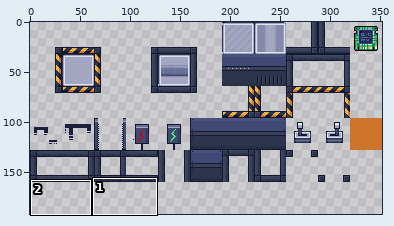
File history of a sprite sheet, zylinth/assets/custom.png. The picture above shows the old version from afar; the outline marks the close-up.
Close-up. Before the edit:
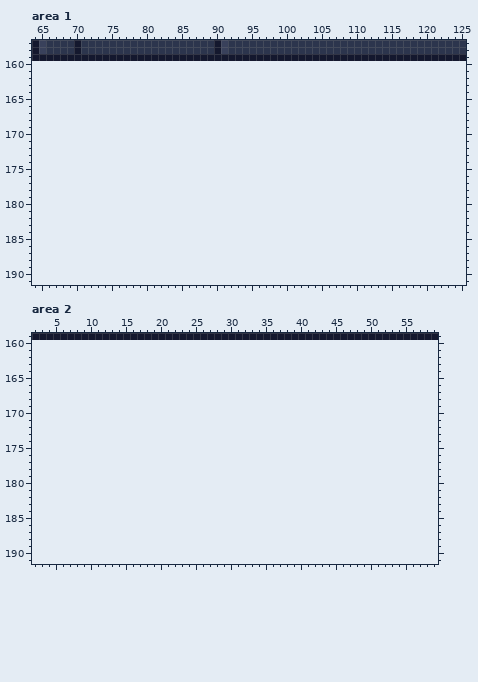
The file is 352x160 pixels. Colours within 5 levels of each other are drawn and written as one. Shown: area 1: x 64..125, y 157..191; area 2: x 2..59, y 159..191. The old version is drawn lined up with the new one, on the new canvas. The commit also changed other parts of the picture, which this record leaves out.
After the commit:
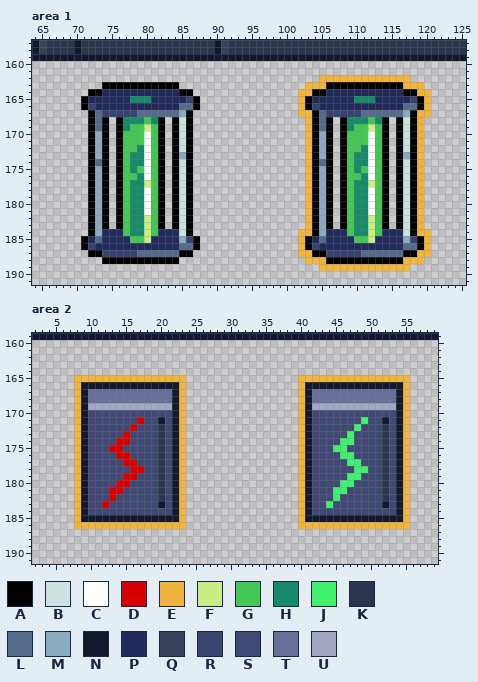
Palette (. is transparent): A #000000  B #cce2e1  C #ffffff  D #d70000  E #f0b541  F #c9ec85  G #46c657  H #158968  J #41f06f  K #2c354d  L #566a89  M #8babbf  N #14182e  P #222a5c  Q #39415b  R #37446e  S #404973  T #686f99  U #a3a7c2
Diff:
canvas 352x160 -> 352x192
Area 1:
y 162: x 105..117 ............. -> EEEEEEEEEEEEE
y 163: x 74..84 ........... -> AAAAAAAAAAA; x 103..119 ................. -> EEEAAAAAAAAAAAEEE
y 164: x 72..86 ............... -> AAPPPPPPPPPPPAA; x 102..120 ................... -> EEAAPPPPPPPPPPPAAEE
y 165: x 71..87 ................. -> APPPPPPHHHPPPPPRA; x 102..120 ................... -> EAPPPPPPHHHPPPPPRAE
y 166: x 71..87 ................. -> ARPPPPPPPPPPPPLLA; x 102..120 ................... -> EARPPPPPPPPPPPPLLAE
y 167: x 72..86 ............... -> ALRRRRRLLLLLLMA; x 102..120 ................... -> EEALRRRRRLLLLLLMAEE
y 168: x 72..74 ... -> ALA; x 76..82 ....... -> AHHHGHA; x 84..86 ... -> ABA; x 103..106 .... -> EALA; x 108..114 ....... -> AHHHGHA; x 116..119 .... -> ABAE
y 169: x 72..74 ... -> ALA; x 76..82 ....... -> AHGGFGA; x 84..86 ... -> ABA; x 103..106 .... -> EALA; x 108..114 ....... -> AHGGFGA; x 116..119 .... -> ABAE
y 170..171: x 72..74 ... -> AMA; x 76..82 ....... -> AGGGCGA; x 84..86 ... -> ABA; x 103..106 .... -> EAMA; x 108..114 ....... -> AGGGCGA; x 116..119 .... -> ABAE
y 172: x 72..74 ... -> AMA; x 76..82 ....... -> AGGHCGA; x 84..86 ... -> ABA; x 103..106 .... -> EAMA; x 108..114 ....... -> AGGHCGA; x 116..119 .... -> ABAE
y 173: x 72..74 ... -> AMA; x 76..82 ....... -> AGHHCGA; x 84..86 ... -> AMA; x 103..106 .... -> EAMA; x 108..114 ....... -> AGHHCGA; x 116..119 .... -> AMAE
y 174: x 72..74 ... -> ALA; x 76..82 ....... -> AGHHCGA; x 84..86 ... -> ABA; x 103..106 .... -> EALA; x 108..114 ....... -> AGHHCGA; x 116..119 .... -> ABAE
y 175: x 72..74 ... -> AMA; x 76..82 ....... -> AGHGCGA; x 84..86 ... -> ABA; x 103..106 .... -> EAMA; x 108..114 ....... -> AGHGCGA; x 116..119 .... -> ABAE
y 176: x 72..74 ... -> AMA; x 76..82 ....... -> AGGHCGA; x 84..86 ... -> ABA; x 103..106 .... -> EAMA; x 108..114 ....... -> AGGHCGA; x 116..119 .... -> ABAE
y 177: x 72..74 ... -> AMA; x 76..82 ....... -> AGHHFGA; x 84..86 ... -> ABA; x 103..106 .... -> EAMA; x 108..114 ....... -> AGHHFGA; x 116..119 .... -> ABAE
y 178..181: x 72..74 ... -> AMA; x 76..82 ....... -> AGHHCGA; x 84..86 ... -> ABA; x 103..106 .... -> EAMA; x 108..114 ....... -> AGHHCGA; x 116..119 .... -> ABAE
y 182..183: x 72..74 ... -> AMA; x 76..82 ....... -> AGHHFGA; x 84..86 ... -> ABA; x 103..106 .... -> EAMA; x 108..114 ....... -> AGHHFGA; x 116..119 .... -> ABAE
y 184: x 72..86 ............... -> AMPPPGHHFGPPPBA; x 102..120 ................... -> EEAMPPPGHHFGPPPBAEE
y 185: x 71..87 ................. -> APLPPPPGGFPPPPMRA; x 102..120 ................... -> EAPLPPPPGGFPPPPMRAE
y 186: x 71..87 ................. -> ARPPPPPPPPPPPPLLA; x 102..120 ................... -> EARPPPPPPPPPPPPLLAE
y 187: x 72..86 ............... -> AARRRRRLLLLLLAA; x 102..120 ................... -> EEAARRRRRLLLLLLAAEE
y 188: x 74..84 ........... -> AAAAAAAAAAA; x 103..119 ................. -> EEEAAAAAAAAAAAEEE
y 189: x 105..117 ............. -> EEEEEEEEEEEEE
Area 2:
y 165: x 8..23 ................ -> EEEEEEEEEEEEEEEE; x 40..55 ................ -> EEEEEEEEEEEEEEEE
y 166: x 8..23 ................ -> ENNNNNNNNNNNNNNE; x 40..55 ................ -> ENNNNNNNNNNNNNNE
y 167..168: x 8..23 ................ -> ENTTTTTTTTTTTTNE; x 40..55 ................ -> ENTTTTTTTTTTTTNE
y 169: x 8..23 ................ -> ENUUUUUUUUUUUUNE; x 40..55 ................ -> ENUUUUUUUUUUUUNE
y 170: x 8..23 ................ -> ENSSSSSSSSSSSSNE; x 40..55 ................ -> ENSSSSSSSSSSSSNE
y 171: x 8..23 ................ -> ENSSSSSSSDSSNSNE; x 40..55 ................ -> ENSSSSSSSJSSNSNE
y 172: x 8..23 ................ -> ENSSSSSSDSSSKSNE; x 40..55 ................ -> ENSSSSSSJSSSKSNE
y 173: x 8..23 ................ -> ENSSSSSDSSSSKSNE; x 40..55 ................ -> ENSSSSSJSSSSKSNE
y 174: x 8..23 ................ -> ENSSSSDDSSSSKSNE; x 40..55 ................ -> ENSSSSJJSSSSKSNE
y 175: x 8..23 ................ -> ENSSSDDSSSSSKSNE; x 40..55 ................ -> ENSSSJJSSSSSKSNE
y 176: x 8..23 ................ -> ENSSSSDDSSSSKSNE; x 40..55 ................ -> ENSSSSJJSSSSKSNE
y 177: x 8..23 ................ -> ENSSSSSDDSSSKSNE; x 40..55 ................ -> ENSSSSSJJSSSKSNE
y 178: x 8..23 ................ -> ENSSSSSSDDSSKSNE; x 40..55 ................ -> ENSSSSSSJJSSKSNE
y 179: x 8..23 ................ -> ENSSSSSDDSSSKSNE; x 40..55 ................ -> ENSSSSSJJSSSKSNE
y 180: x 8..23 ................ -> ENSSSSDDSSSSKSNE; x 40..55 ................ -> ENSSSSJJSSSSKSNE
y 181: x 8..23 ................ -> ENSSSDDSSSSSKSNE; x 40..55 ................ -> ENSSSJJSSSSSKSNE
y 182: x 8..23 ................ -> ENSSSDSSSSSSKSNE; x 40..55 ................ -> ENSSSJSSSSSSKSNE
y 183: x 8..23 ................ -> ENSSDSSSSSSSNSNE; x 40..55 ................ -> ENSSJSSSSSSSNSNE
y 184: x 8..23 ................ -> ENSSSSSSSSSSSSNE; x 40..55 ................ -> ENSSSSSSSSSSSSNE
y 185: x 8..23 ................ -> ENNNNNNNNNNNNNNE; x 40..55 ................ -> ENNNNNNNNNNNNNNE
y 186: x 8..23 ................ -> EEEEEEEEEEEEEEEE; x 40..55 ................ -> EEEEEEEEEEEEEEEE
Pixel boxes of the changes (left, top, right, bottom) in both close-ups:
added: (298, 75, 431, 271)
added: (81, 82, 200, 264)
added: (74, 375, 186, 529)
added: (298, 375, 410, 529)
